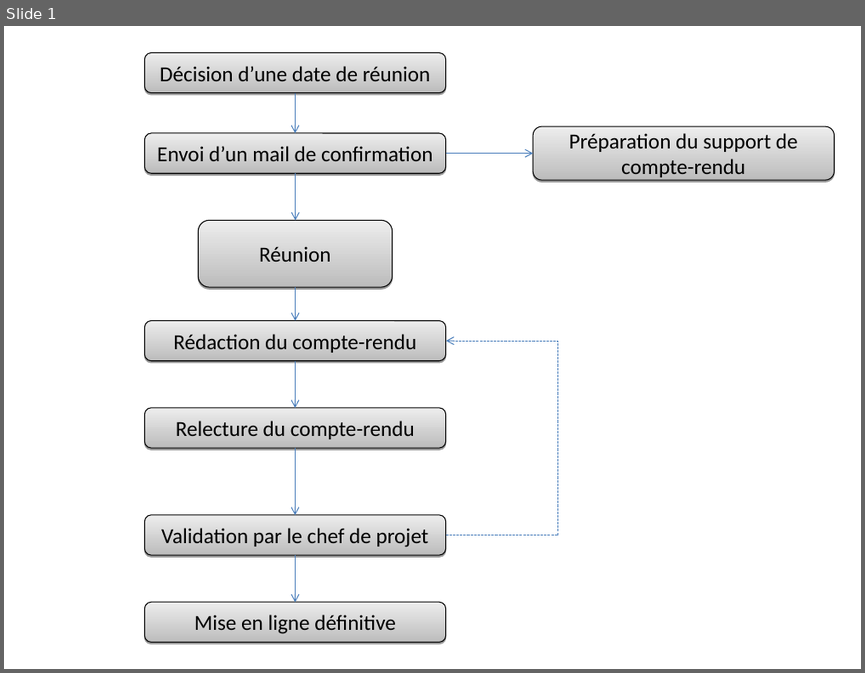
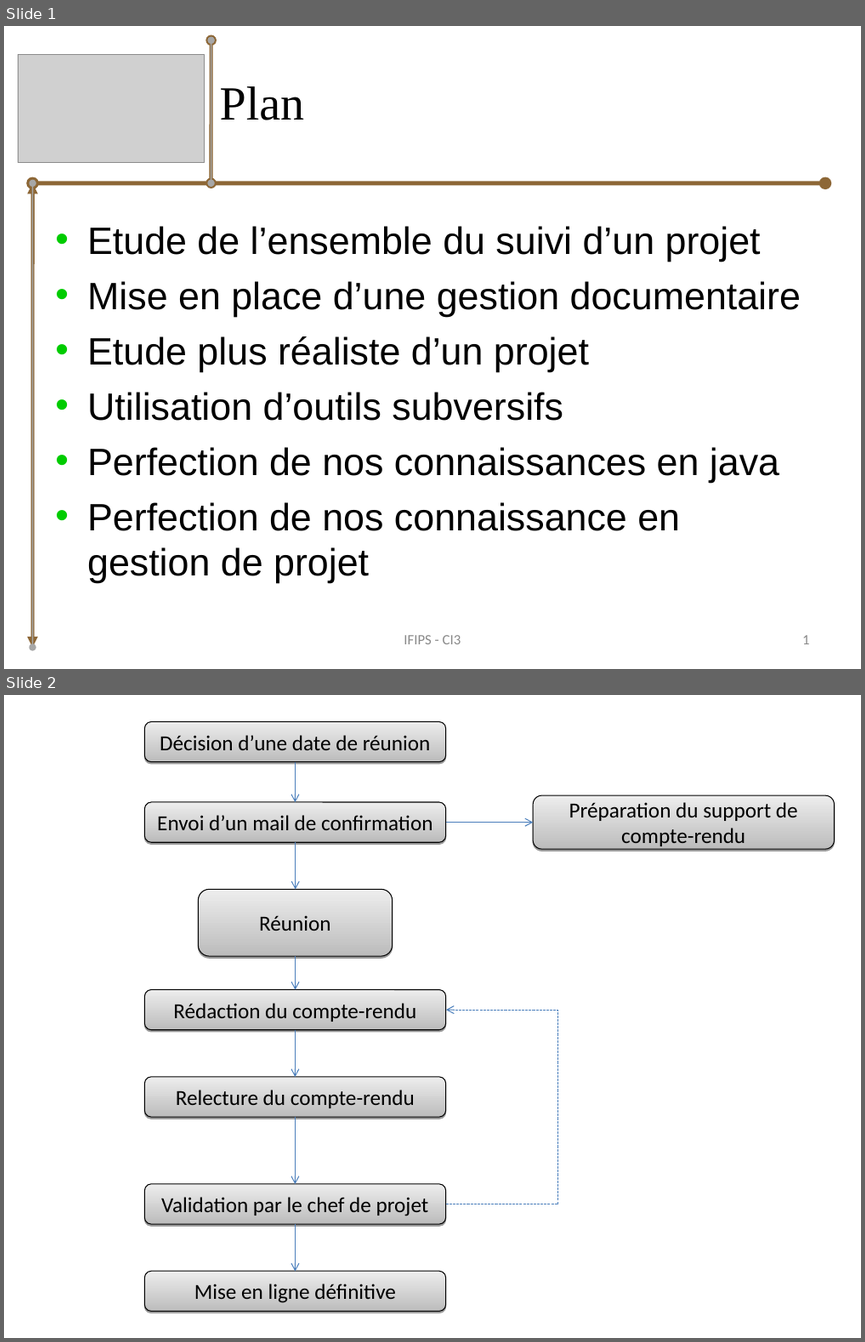
Before and after one commit to bryan-brancotte/projetgl-2008, a slide deck: doc/Soutenance/iGo_Soutenance_Remi.ppt. Shown one above the other, each under a label of ours: slide 1 before the commit, slides 1 and 2 after it. The pictures are 865x673 and 865x1342 pixels, drawn with LibreOffice and Linux fonts; fonts in the diff are those of the drawing; grey boxes stand for pictures. Boxes give left, top, right and bottom in pixels: in the first picture for what was removed or moved away, otherwise in the second. Text is boxed around its words. In the diff, an @@ line names an element or a change of style, - is before the commit and + after.

```diff
--- a/doc/Soutenance/iGo_Soutenance_Remi.ppt
+++ b/doc/Soutenance/iGo_Soutenance_Remi.ppt
@@ slide 1 added at [4,26,861,669], background #FFFFFF @@
@@ double arrow added from (211, 182) to (211, 40), #8D6736 3 pt @@
@@ double arrow added from (211, 182) to (211, 40), #A7A7A7 0.99 pt @@
@@ picture added at [18,54,205,162] @@
@@ title added at [220,86,304,120], 40 pt, text #000000 @@
+Plan
@@ double arrow added from (32, 182) to (825, 182), #8D6736 3.49 pt @@
@@ double arrow added from (32, 647) to (32, 182), #8D6736 3 pt @@
@@ double arrow added from (32, 647) to (32, 182), #A7A7A7 0.99 pt @@
@@ text added at [87,226,800,583], 32 pt, text #000000 @@
+• Etude de l’ensemble du suivi d’un projet
+• Mise en place d’une gestion documentaire
+• Etude plus réaliste d’un projet
+• Utilisation d’outils subversifs
+• Perfection de nos connaissances en java
+• Perfection de nos connaissance en gestion de projet
@@ text added at [404,635,461,644], 12 pt, text #898989 @@
+IFIPS - CI3
@@ page number added at [802,635,809,644], 12 pt, text #898989 @@
+1
@@ what was slide 1 is now slide 2 @@
```
